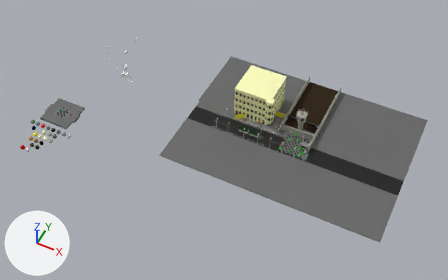
An edit to the Blender file Blender/cpc.blend, drawn before and after from the same camera.
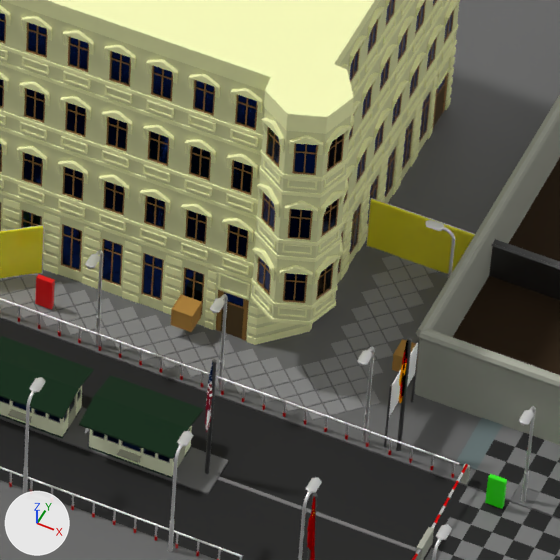
The first picture shows the older version from a 50 mm camera at (65.7, -180.2, 213.9) aimed at (-19.2, -10.6, 1.9). The close-ups show the older and then the newer version on the part from 54% to 66% of the width and 33% to 52% of the height of that picture. Only the edits that show in the close-ups are written down. Arrows for +X, +Y and +Z are at lower left; the lights stay in place.

Before the edit, the objects in view are built like this:
```python
ob_cylinder_065 = bpy.data.objects.new('Cylinder.065', me_cylinder_025)
ob_cylinder_065.location = (-2.06, 15.9, 2.05)
ob_cylinder_065.scale = (0.08, 0.08, 1.5)
ob_ns_cylinder_068 = bpy.data.objects.new('ns_Cylinder.068', me_cylinder_030)
ob_ns_cylinder_068.location = (0.51, 12.62, 3.9)
ob_ns_cylinder_068.rotation_euler = (0.0, 0.0, -1.571)  # degrees (0, 0, -90)
ob_ns_cylinder_068.scale = (0.075, 0.075, 2.0)
ob_ph_cube = bpy.data.objects.new('ph_Cube', me_cube)
ob_ph_cube.location = (-9.81, 7.28, 1.38)
ob_ph_cube.scale = (0.512, 0.512, 0.512)
ob_ph_cube_001 = bpy.data.objects.new('ph_Cube.001', me_cube_123)
ob_ph_cube_001.location = (0.11, 9.18, 1.38)
ob_ph_cube_001.scale = (0.512, 0.512, 0.512)
ob_plane_007 = bpy.data.objects.new('Plane.007', me_plane_192)
ob_plane_007.location = (-2.08, 15.79, 1.76)
ob_plane_007.scale = (2.56, 1.51, 1.51)
ob_plane_009 = bpy.data.objects.new('Plane.009', me_plane_194)
ob_plane_009.location = (-19.15, 6.13, 1.76)
ob_plane_009.rotation_euler = (0.0, 0.0, 0.647)  # degrees (0, 0, 37)
ob_plane_009.scale = (2.56, 1.51, 1.51)
# also in view: 'Cylinder.020' at (9.2, 8.5, 4.0); 'Cylinder.014' at (-13.3, 4.6, 0.6); 'Cube.050' at (-14.8, 8.0, 2.0); 'Cube.017' at (-4.8, 17.9, 11.0); 'Cylinder.008' at (-5.0, 8.1, 10.5)
```
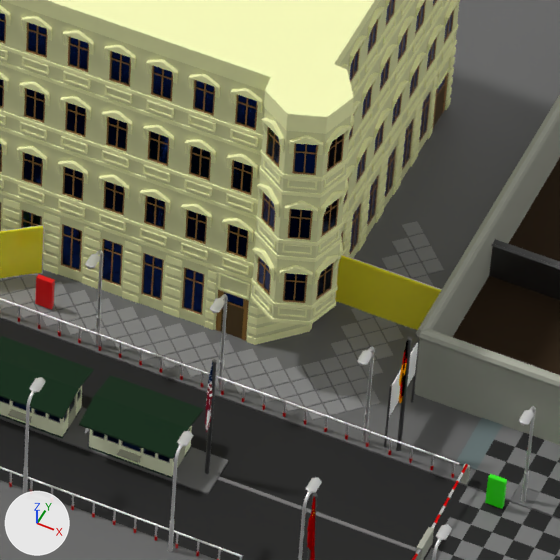
Boxes (x1, y1, x2, y2) around the edits, measured in the close-ups (560 x 560 px):
'Plane.007', moved
    before: (367, 199, 474, 274)
    after: (335, 255, 441, 330)
'ph_Cube', deleted (orange)
    before: (171, 294, 202, 332)
'ns_Cylinder.068', deleted
    before: (425, 220, 455, 278)
'ph_Cube.001', deleted
    before: (392, 339, 419, 372)
'Cylinder.065', moved
    before: (366, 198, 475, 272)
    after: (342, 254, 442, 327)

What the commit changed:
Object 'ph_Cube' (ob_ph_cube) is deleted.
Object 'Cylinder.065' (ob_cylinder_065) moves from (-2.06, 15.9, 2.05) to (-2.06, 12.07, 2.05).
Object 'Plane.007' (ob_plane_007) moves from (-2.08, 15.79, 1.76) to (-2.08, 11.97, 1.76).
Object 'ph_Cube.001' (ob_ph_cube_001) is deleted.
Object 'ns_Cylinder.068' (ob_ns_cylinder_068) is deleted.
